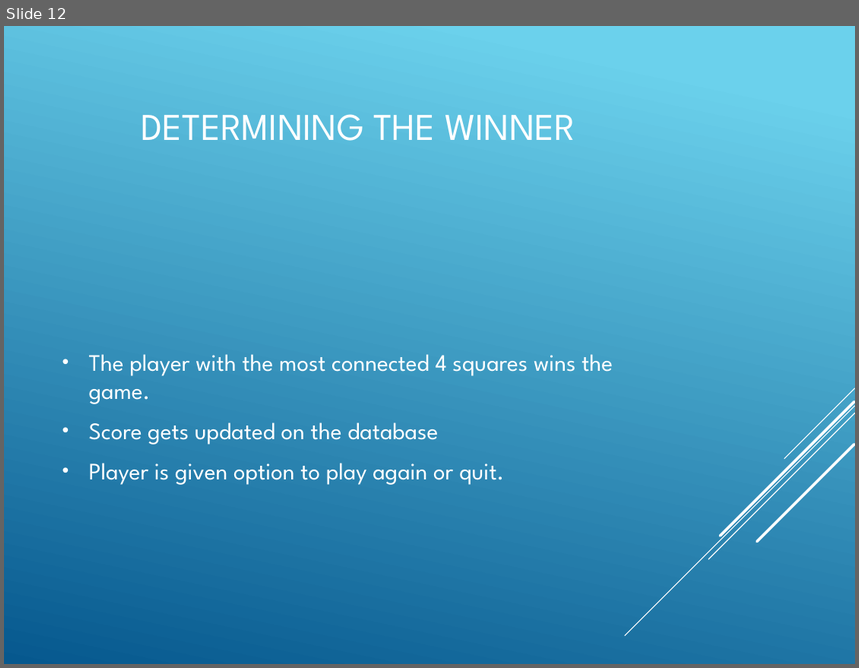
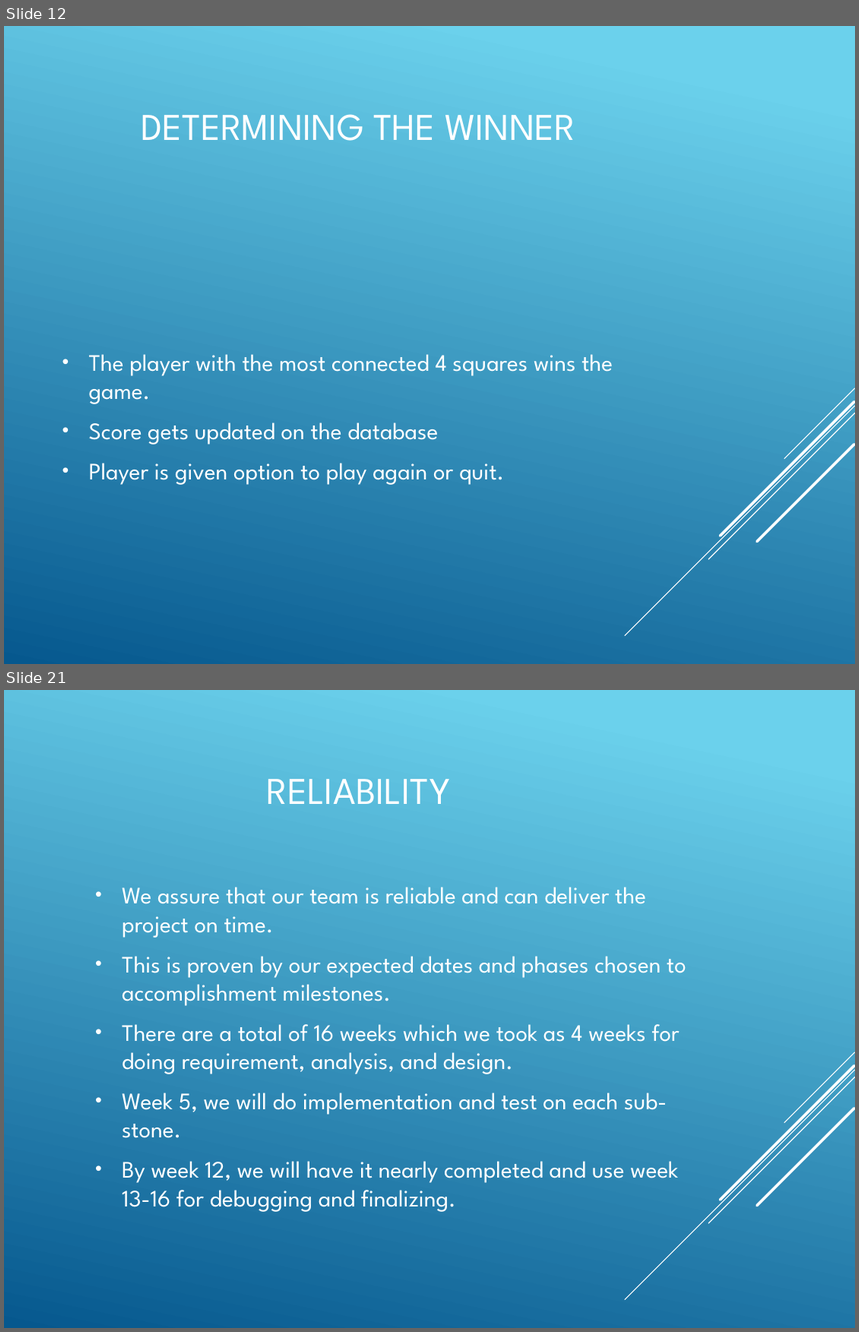
Before and after one commit to Amatarasu/A-Team, a slide deck: Power Point Presentation-bk.pptx. Shown one above the other, each under a label of ours: slide 12 before the commit, slides 12 and 21 after it; the slides between them are not shown. The pictures are 859x668 and 859x1332 pixels, drawn with LibreOffice and Linux fonts; fonts in the diff are those of the drawing. Boxes give left, top, right and bottom in pixels: in the first picture for what was removed or moved away, otherwise in the second. Text is boxed around its words. In the diff, an @@ line names an element or a change of style, - is before the commit and + after.

```diff
--- a/Power Point Presentation-bk.pptx
+++ b/Power Point Presentation-bk.pptx
@@ slide 21 added at <box>4,690,855,1328</box>, background gradient #6ED2EB to #06588E; not listed: 5 template elements that a slide beside it also shows @@
@@ title added at <box>267,779,450,804</box>, 32 pt, text #FFFFFF @@
+RELIABILITY
@@ text added at <box>122,887,686,1212</box>, 20 pt, text #FFFFFF @@
+• We assure that our team is reliable and can deliver the project on time.
+• This is proven by our expected dates and phases chosen to accomplishment milestones.
+• There are a total of 16 weeks which we took as 4 weeks for doing requirement, analysis, and design.
+• Week 5, we will do implementation and test on each sub-stone.
+• By week 12, we will have it nearly completed and use week 13-16 for debugging and finalizing.
```
Also in this commit, not shown: 1 slide changed, 11 other slides added, 1 slide removed, 8 other files.
